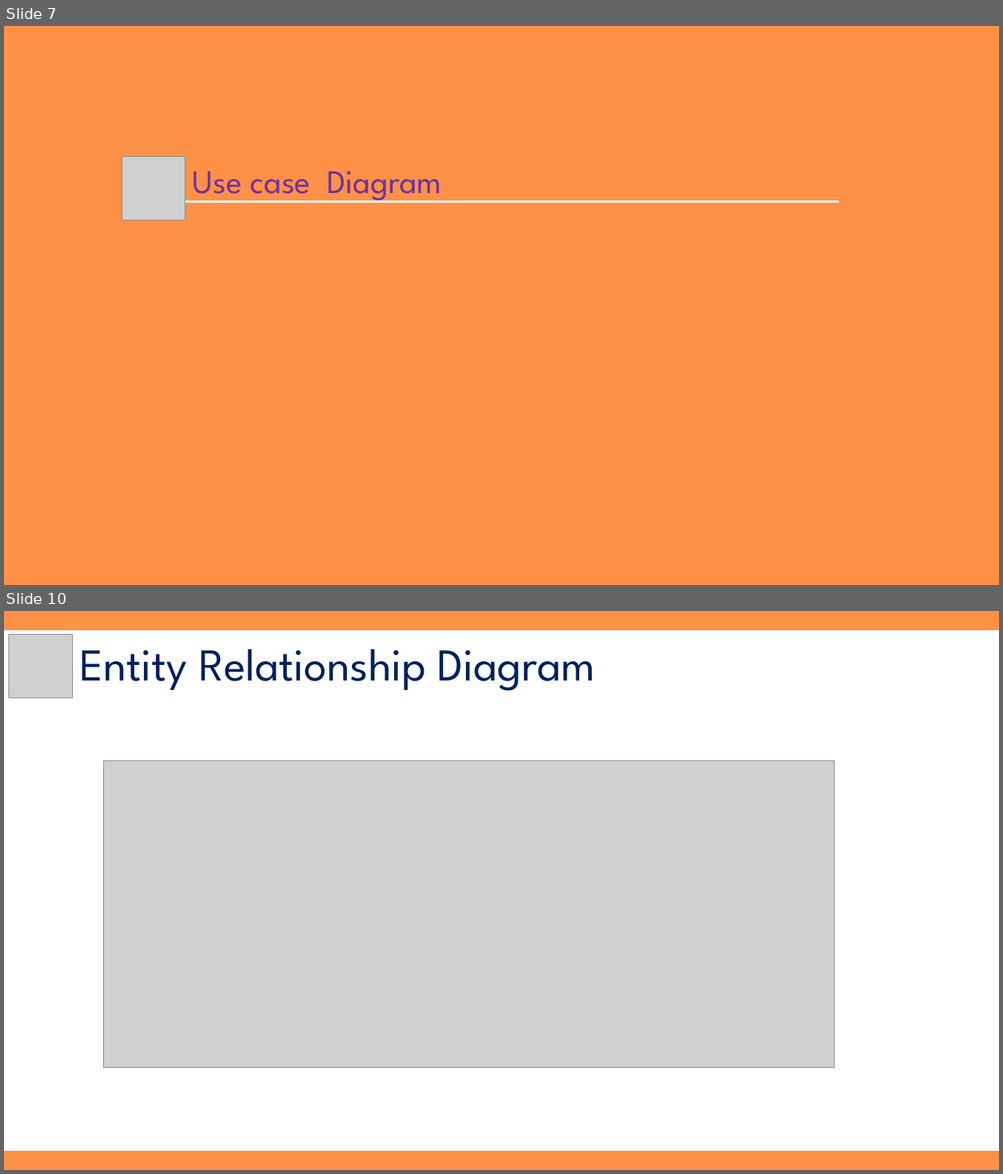
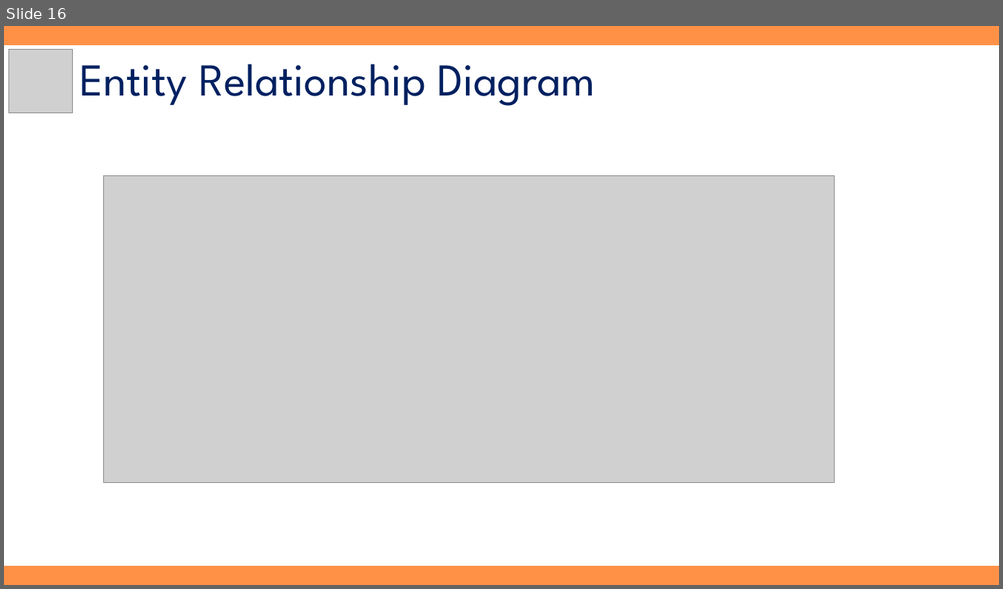
Before and after one commit to hhsw07/ezen-academy-projects, a slide deck: WebContent/jhk/document/3조 하비팩토리_제출용.pptx. Shown one above the other, each under a label of ours: slides 7 and 10 before the commit, slide 16 after it; the slides between them are not shown. The pictures are 1003x1174 and 1003x589 pixels, drawn with LibreOffice and Linux fonts; fonts in the diff are those of the drawing; grey boxes stand for pictures. Boxes give left, top, right and bottom in pixels: in the first picture for what was removed or moved away, otherwise in the second. Text is boxed around its words. In the diff, an @@ line names an element or a change of style, - is before the commit and + after.

```diff
--- a/WebContent/jhk/document/3조 하비팩토리_제출용.pptx
+++ b/WebContent/jhk/document/3조 하비팩토리_제출용.pptx
@@ slide 7 removed at (4,26,999,585), background #FF9147 @@
@@ picture removed at (122,156,185,220) @@
@@ text removed at (193,171,441,203) @@
-Use case Diagram
@@ line removed from (185, 202) to (839, 202) @@
@@ what was slide 10 is now slide 16 @@
```
Also in this commit, not shown: 7 slides changed, 31 slides added, 4 other slides removed, 2 other files.
